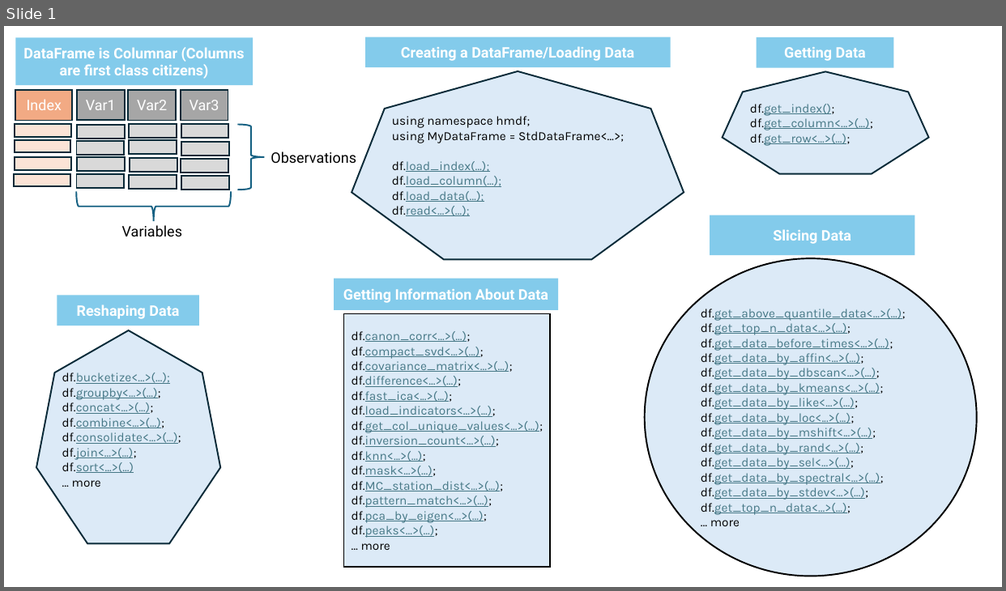
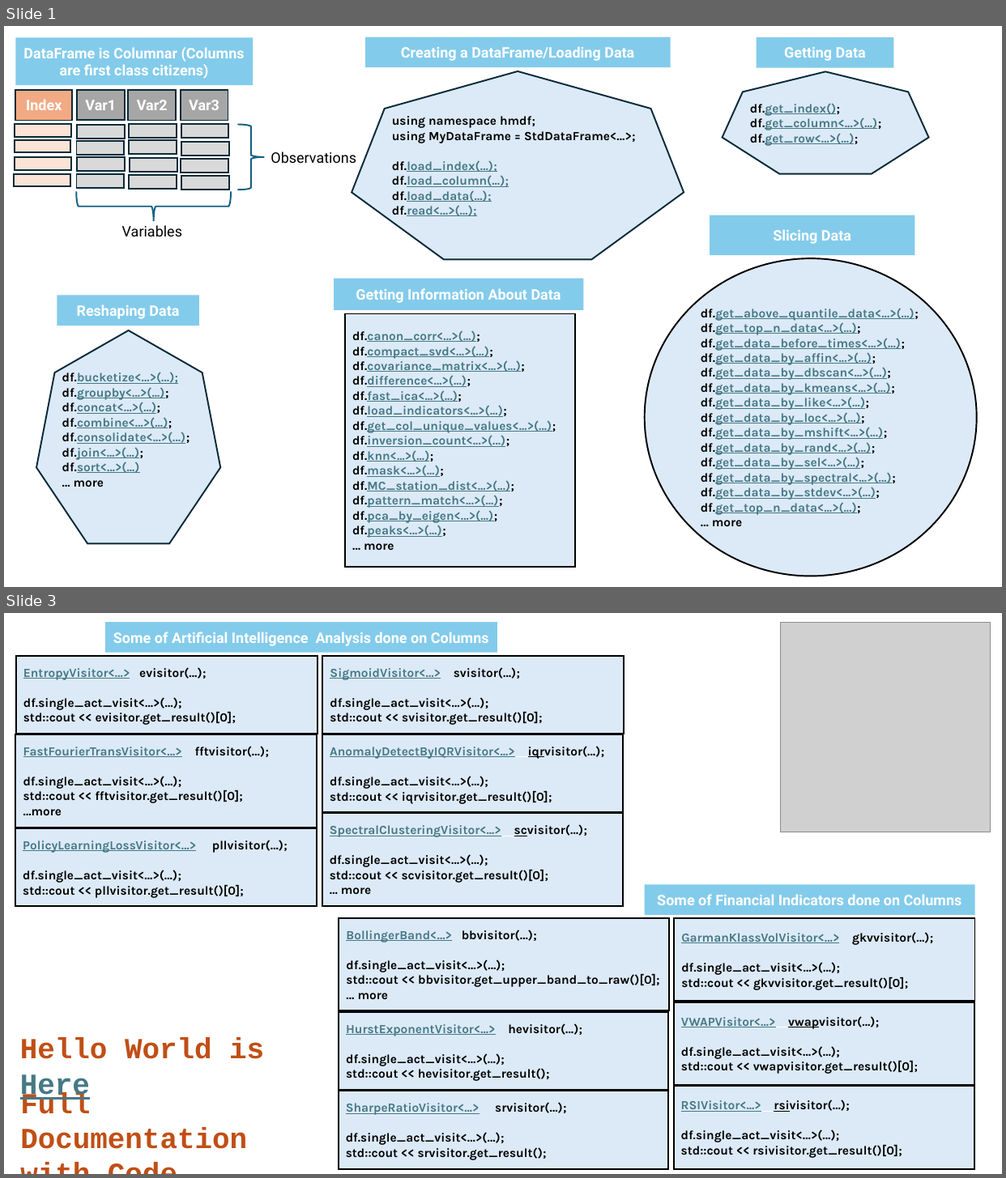
Before and after one commit to hosseinmoein/DataFrame, a slide deck: docs/CheatSheet.pptx. Shown one above the other, each under a label of ours: slide 1 before the commit, slides 1 and 3 after it; the slides between them are not shown. The pictures are 1006x591 and 1006x1178 pixels, drawn with LibreOffice and Linux fonts; fonts in the diff are those of the drawing; grey boxes stand for pictures. Boxes give left, top, right and bottom in pixels: in the first picture for what was removed or moved away, otherwise in the second. Text is boxed around its words. In the diff, an @@ line names an element or a change of style, - is before the commit and + after.

```diff
--- a/docs/CheatSheet.pptx
+++ b/docs/CheatSheet.pptx
@@ slide 3 added at (x1=4, y1=613, x2=1002, y2=1174), background #FFFFFF @@
@@ picture added at (x1=780, y1=622, x2=991, y2=833) @@
@@ group added at (x1=15, y1=622, x2=624, y2=906): 7 rectangles @@
+Some of Artificial Intelligence Analysis done on Columns
+EntropyVisitor<…> evisitor(…);
+df.single_act_visit<…>(…);
+std::cout << evisitor.get_result()[0];
+FastFourierTransVisitor<...> fftvisitor(…);
+df.single_act_visit<…>(…);
+std::cout << fftvisitor.get_result()[0];
+…more
+PolicyLearningLossVisitor<...> pllvisitor(…);
+df.single_act_visit<…>(…);
+std::cout << pllvisitor.get_result()[0];
+SigmoidVisitor<…> svisitor(…);
+df.single_act_visit<…>(…);
+std::cout << svisitor.get_result()[0];
+AnomalyDetectByIQRVisitor<...> iqrvisitor(…);
+df.single_act_visit<…>(…);
+std::cout << iqrvisitor.get_result()[0];
+SpectralClusteringVisitor<...> scvisitor(…);
+df.single_act_visit<…>(…);
+std::cout << scvisitor.get_result()[0];
+… more
@@ text added at (x1=20, y1=1038, x2=264, y2=1102), 28 pt, text #C04F15, bold @@
+Hello World is Here
@@ text added at (x1=20, y1=1093, x2=247, y2=1149), 28 pt, text #C04F15, bold @@
+Full Documentation with Code Samples are Here
@@ group added at (x1=339, y1=884, x2=975, y2=1169): 7 rectangles @@
+Some of Financial Indicators done on Columns
+BollingerBand<…> bbvisitor(…);
+df.single_act_visit<…>(…);
+std::cout << bbvisitor.get_upper_band_to_raw()[0];
+… more
+HurstExponentVisitor<...> hevisitor(…);
+df.single_act_visit<…>(…);
+std::cout << hevisitor.get_result();
+SharpeRatioVisitor<...> srvisitor(…);
+df.single_act_visit<…>(…);
+std::cout << srvisitor.get_result();
+GarmanKlassVolVisitor<…> gkvvisitor(…);
+df.single_act_visit<…>(…);
+std::cout << gkvvisitor.get_result()[0];
+VWAPVisitor<...> vwapvisitor(…);
+df.single_act_visit<…>(…);
+std::cout << vwapvisitor.get_result()[0];
+RSIVisitor<...> rsivisitor(…);
+df.single_act_visit<…>(…);
+std::cout << rsivisitor.get_result()[0];
@@ slide 1 changed as well @@
@@ rectangle "Getting Information About Data" resized from (x1=334, y1=278, x2=559, y2=310) to (x1=334, y1=278, x2=584, y2=310) @@
@@ bold on in 5 elements at (x1=352, y1=71, x2=684, y2=260), (x1=36, y1=331, x2=220, y2=544), (x1=722, y1=71, x2=929, y2=174), (x1=645, y1=258, x2=978, y2=577), (x1=345, y1=314, x2=575, y2=567) @@
@@ rectangle "df.canon_corr<...>(...);" resized from (x1=344, y1=314, x2=551, y2=567) to (x1=345, y1=314, x2=575, y2=567) @@
```
Also in this commit, not shown: 1 other slide changed, 1 other file.
